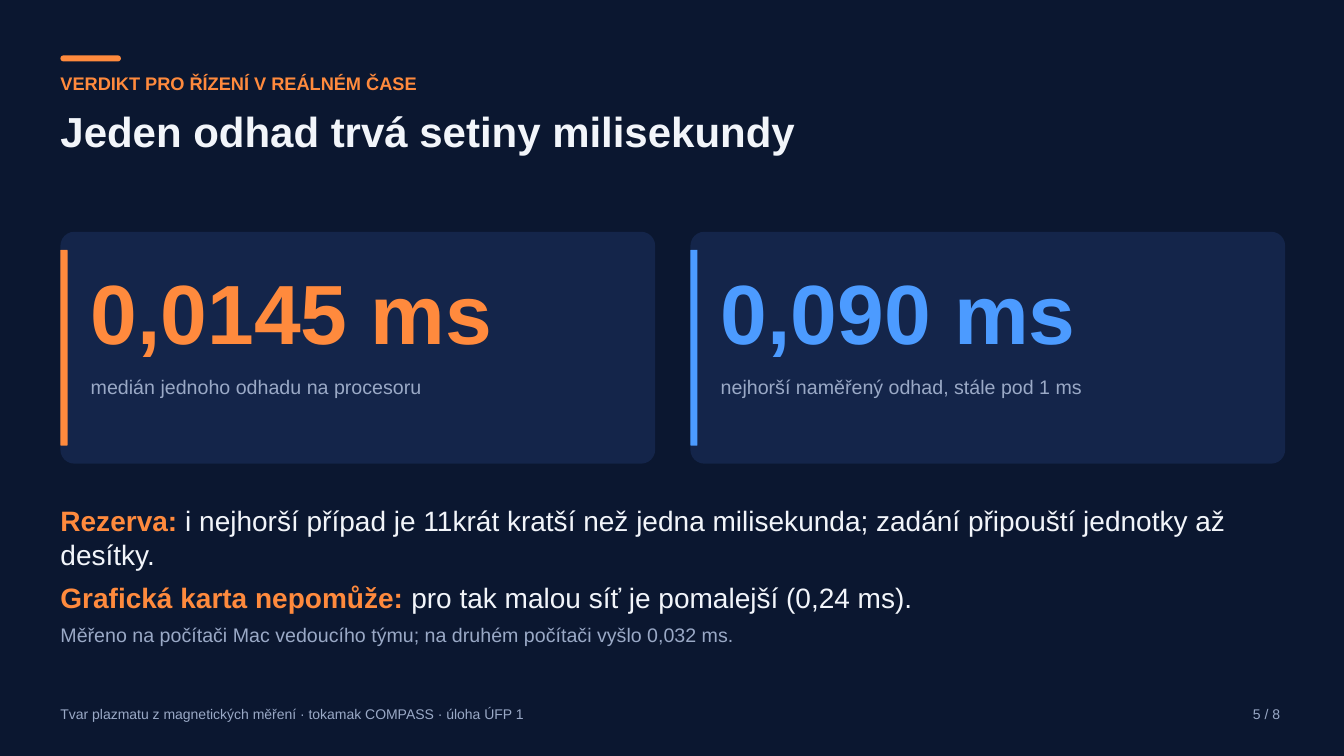
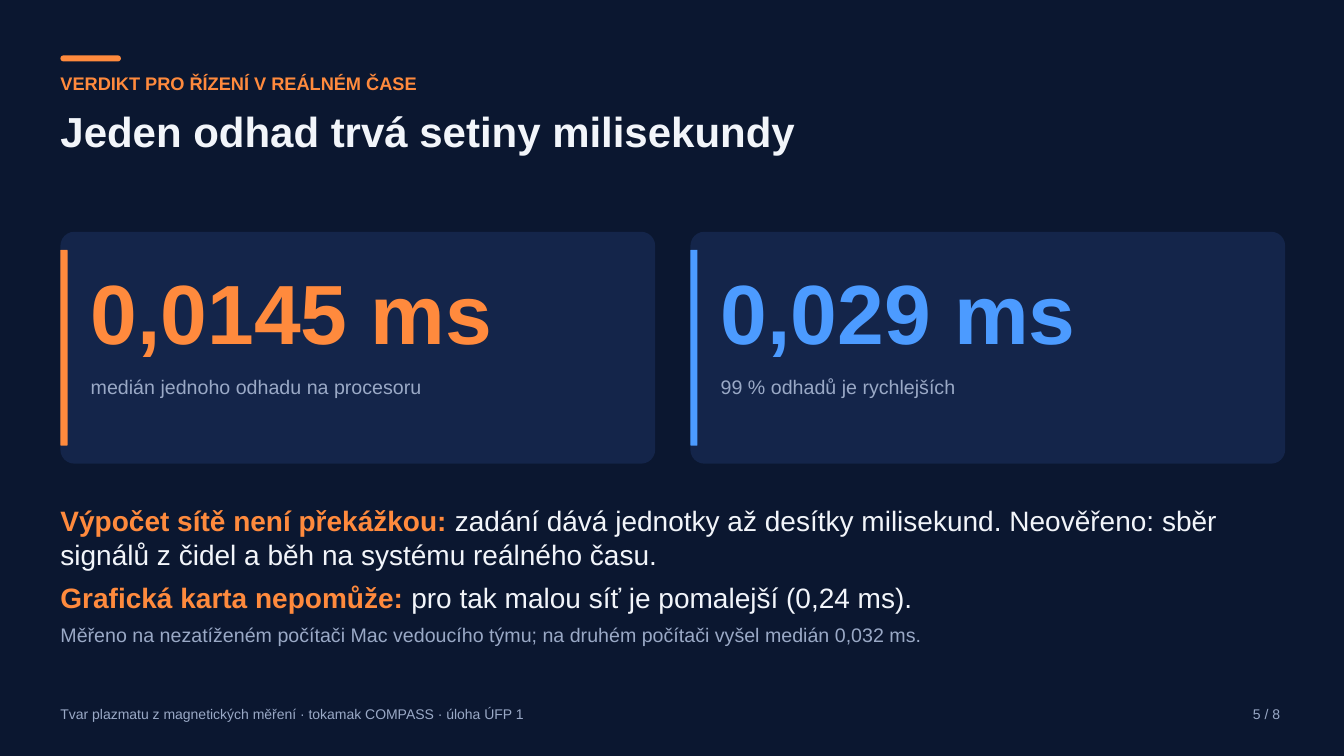
Before and after one commit to mschiller890/hackathon, a slide deck: slide 5 of presentation/deck/slides.pptx. Drawn at 1344x756 pixels with LibreOffice and Linux fonts; fonts in the diff are those of the drawing. Boxes give left, top, right and bottom in pixels: in the first picture for what was removed or moved away, otherwise in the second. Text is boxed around its words. In the diff, an @@ line names an element or a change of style, - is before the commit and + after.

```diff
--- a/presentation/deck/slides.pptx
+++ b/presentation/deck/slides.pptx
@@ text at bbox=[721, 285, 1075, 357]: text changed @@
-0,090 ms
+0,029 ms
@@ text at bbox=[721, 378, 956, 398]: text changed @@
-nejhorší naměřený odhad, stále pod 1 ms
+99 % odhadů je rychlejších
@@ text at bbox=[60, 510, 1217, 570]: text changed @@
-Rezerva: i nejhorší případ je 11krát kratší než jedna milisekunda; zadání připouští jednotky až desítky.
+Výpočet sítě není překážkou: zadání dává jednotky až desítky milisekund. Neověřeno: sběr signálů z čidel a běh na systému reálného času.
@@ text at bbox=[60, 627, 921, 646]: text changed @@
-Měřeno na počítači Mac vedoucího týmu; na druhém počítači vyšlo 0,032 ms.
+Měřeno na nezatíženém počítači Mac vedoucího týmu; na druhém počítači vyšel medián 0,032 ms.
```
Also in this commit, not shown: 3 other slides changed, 1 other file.
